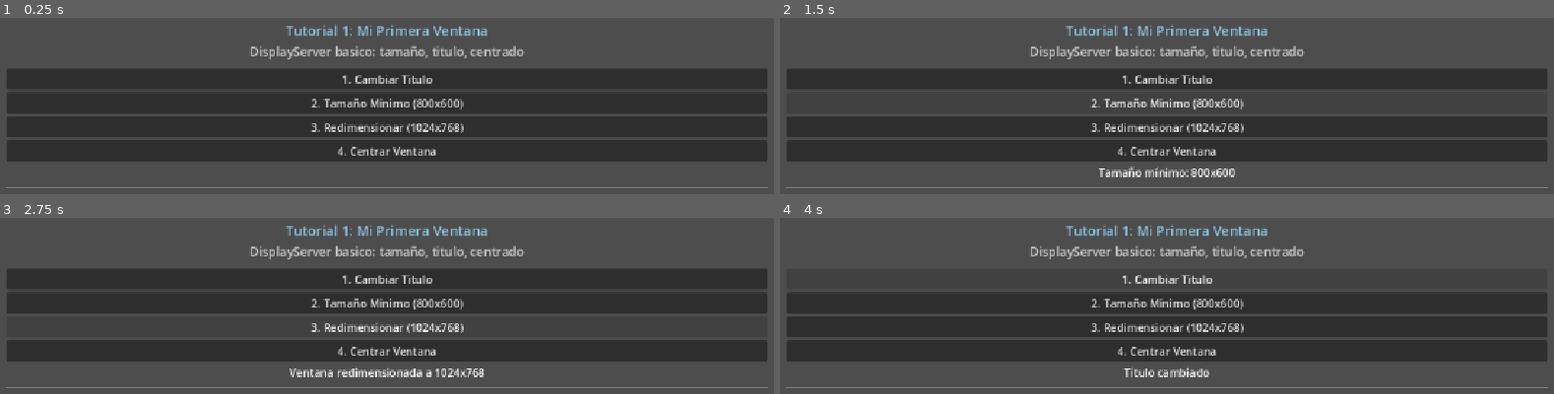
Above: before the commit, frames 1-4 (two rows, left to right).
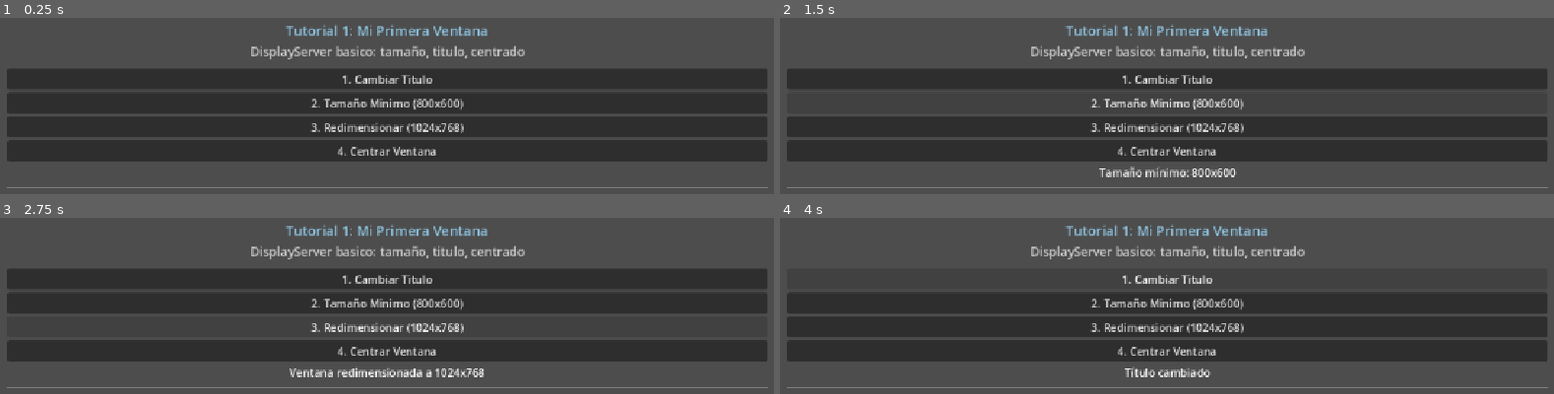
Above: after the commit, the same moments.

Repository: Pevalcar/tutorial-display-server
Game: Godot game, scene res://scenes/tutorial_1.tscn
The game is run twice, just before and just after one commit, with the same random seed, the same clock (stepped at 60 frames per second) and the same inputs. The engine's default icon, where the game draws it, is replaced by a stand-in: a white triangle on a blue panel in a dark square.
Inputs:
- Up to frame 1 (0.25 s): no input
- Up to frame 2 (1.5 s): click "1. Cambiar Titulo" at 0.5 s; click "2. Tamaño Minimo (800x600)" at 1.25 s
- Up to frame 3 (2.75 s): click "3. Redimensionar (1024x768)" at 2 s
- Up to frame 4 (4 s): click "4. Centrar Ventana" at 2.75 s; click "1. Cambiar Titulo" at 3.5 s

The runs differ from the first frame. In frame 1, 0.7% of the frame differs, in the area x 0-68%, y 15-97%; in frame 2, 1.2%; in frame 3, 0.7%; in frame 4, 1.0%.

Commit message:
Update README and project files; enhance asset compression settings and scene configurations

Diff:
--- a/scenes/level3_3d.tscn
+++ b/scenes/level3_3d.tscn
@@ -1,35 +1,33 @@
-[gd_scene format=3]
+[gd_scene format=3 uid="uid://dqbsdgnttuf3f"]
 
-[ext_resource type="Script" path="res://scripts/level3_3d.gd" id="1_qdwni"]
+[ext_resource type="Script" uid="uid://cr1y6e86tmno5" path="res://scripts/level3_3d.gd" id="1_qdwni"]
 
-[sub_resource type="BoxMesh" id=1]
-
-[sub_resource type="CapsuleMesh" id=2]
-
-[sub_resource type="Environment" id=3]
-background_mode = 0
+[sub_resource type="Environment" id="3"]
 ambient_light_color = Color(0.15, 0.15, 0.2, 1)
 ambient_light_sky_contribution = 0.0
 
-[node name="Level3D" type="Node3D"]
+[sub_resource type="BoxMesh" id="1"]
+
+[sub_resource type="CapsuleMesh" id="2"]
+
+[node name="Level3D" type="Node3D" unique_id=2103895345]
 script = ExtResource("1_qdwni")
 
-[node name="Camera3D" type="Camera3D" parent="."]
+[node name="Camera3D" type="Camera3D" parent="." unique_id=1098899433]
 unique_name_in_owner = true
-position = Vector3(0, 3, 5)
+transform = Transform3D(1, 0, 0, 0, 1, 0, 0, 0, 1, 0, 3, 5)
 near = 0.1
 far = 100.0
 
-[node name="DirectionalLight3D" type="DirectionalLight3D" parent="."]
-rotation_degrees = Vector3(-30, -45, 0)
-light_energy = 1.0
+[node name="DirectionalLight3D" type="DirectionalLight3D" parent="." unique_id=616906542]
+transform = Transform3D(0.70710677, 0.35355338, -0.6123724, 0, 0.8660254, 0.5, 0.70710677, -0.35355338, 0.6123724, 0, 0, 0)
 
-[node name="WorldEnvironment" type="WorldEnvironment" parent="."]
-environment = SubResource(3)
+[node name="WorldEnvironment" type="WorldEnvironment" parent="." unique_id=580131672]
+environment = SubResource("3")
 
-[node name="Floor" type="MeshInstance3D" parent="."]
-mesh = SubResource(1)
+[node name="Floor" type="MeshInstance3D" parent="." unique_id=1915320366]
+mesh = SubResource("1")
 
-[node name="Player" type="MeshInstance3D" parent="."]
-position = Vector3(0, 1, 0)
-mesh = SubResource(2)
+[node name="Player" type="MeshInstance3D" parent="." unique_id=1743998771]
+transform = Transform3D(1, 0, 0, 0, 1, 0, 0, 0, 1, 0, 1, 0)
+mesh = SubResource("2")
--- a/scenes/tutorial_1.tscn
+++ b/scenes/tutorial_1.tscn
@@ -20,7 +20,7 @@
 anchor_bottom = 1.0
 grow_horizontal = 2
 grow_vertical = 2
-theme_override_constants/margin_left = 20
+theme_override_constants/margin_left = 21
 theme_override_constants/margin_top = 20
 theme_override_constants/margin_right = 20
 theme_override_constants/margin_bottom = 20
--- a/scenes/tutorial_4.tscn
+++ b/scenes/tutorial_4.tscn
@@ -1,16 +1,18 @@
-[gd_scene format=3 uid="uid://c2cfm5j8t7q0p"]
+[gd_scene format=3 uid="uid://c2cfm5j8t7q0s"]
 
-[ext_resource type="Script" path="res://scripts/tutorial_4.gd" id="1"]
+[ext_resource type="Script" uid="uid://cghawktvo12ts" path="res://scripts/tutorial_4.gd" id="1"]
 
-[node name="Tutorial4" type="Control"]
+[node name="Tutorial4" type="Control" unique_id=803966493]
 layout_mode = 3
 anchors_preset = 15
 anchor_right = 1.0
 anchor_bottom = 1.0
+grow_horizontal = 2
+grow_vertical = 2
 mouse_filter = 1
 script = ExtResource("1")
 
-[node name="MarginContainer" type="MarginContainer" parent="."]
+[node name="MarginContainer" type="MarginContainer" parent="." unique_id=281515462]
 layout_mode = 1
 anchors_preset = 15
 anchor_right = 1.0
@@ -22,131 +24,131 @@
 theme_override_constants/margin_right = 20
 theme_override_constants/margin_bottom = 20
 
-[node name="VBoxContainer" type="VBoxContainer" parent="MarginContainer"]
+[node name="VBoxContainer" type="VBoxContainer" parent="MarginContainer" unique_id=1592620011]
 layout_mode = 2
 
-[node name="Title" type="Label" parent="MarginContainer/VBoxContainer"]
+[node name="Title" type="Label" parent="MarginContainer/VBoxContainer" unique_id=786008139]
 layout_mode = 2
 theme_override_colors/font_color = Color(0.5563933, 0.76737565, 0.8808251, 1)
 theme_override_font_sizes/font_size = 20
 text = "Tutorial 4: Accesibilidad, Sistema & Multi-Window"
 horizontal_alignment = 1
 
-[node name="Subtitle" type="Label" parent="MarginContainer/VBoxContainer"]
+[node name="Subtitle" type="Label" parent="MarginContainer/VBoxContainer" unique_id=860289036]
 layout_mode = 2
 theme_override_colors/font_color = Color(0.7977378, 0.7977378, 0.7977378, 1)
 theme_override_font_sizes/font_size = 18
 text = "Accesibilidad, teclado virtual, clipboard, TTS y PIP"
 horizontal_alignment = 1
 
-[node name="HSeparator" type="HSeparator" parent="MarginContainer/VBoxContainer"]
+[node name="HSeparator" type="HSeparator" parent="MarginContainer/VBoxContainer" unique_id=855887913]
 layout_mode = 2
 
-[node name="DarkModeInfo" type="Label" parent="MarginContainer/VBoxContainer"]
+[node name="DarkModeInfo" type="Label" parent="MarginContainer/VBoxContainer" unique_id=404958471]
 unique_name_in_owner = true
 layout_mode = 2
 horizontal_alignment = 1
 
-[node name="AccInfo" type="Label" parent="MarginContainer/VBoxContainer"]
+[node name="AccInfo" type="Label" parent="MarginContainer/VBoxContainer" unique_id=1319487692]
 unique_name_in_owner = true
 layout_mode = 2
 horizontal_alignment = 1
 
-[node name="BtnKeyboard" type="Button" parent="MarginContainer/VBoxContainer"]
+[node name="BtnKeyboard" type="Button" parent="MarginContainer/VBoxContainer" unique_id=884201444]
 unique_name_in_owner = true
 layout_mode = 2
 text = "Mostrar Teclado Virtual"
 
-[node name="OrientationInfo" type="Label" parent="MarginContainer/VBoxContainer"]
+[node name="OrientationInfo" type="Label" parent="MarginContainer/VBoxContainer" unique_id=812821162]
 unique_name_in_owner = true
 layout_mode = 2
 horizontal_alignment = 1
 
-[node name="HSeparator2" type="HSeparator" parent="MarginContainer/VBoxContainer"]
+[node name="HSeparator2" type="HSeparator" parent="MarginContainer/VBoxContainer" unique_id=200663743]
 layout_mode = 2
 
-[node name="ClipHBox" type="HBoxContainer" parent="MarginContainer/VBoxContainer"]
+[node name="ClipHBox" type="HBoxContainer" parent="MarginContainer/VBoxContainer" unique_id=1937601794]
 layout_mode = 2
 alignment = 1
 
-[node name="ClipLabel" type="Label" parent="MarginContainer/VBoxContainer/ClipHBox"]
+[node name="ClipLabel" type="Label" parent="MarginContainer/VBoxContainer/ClipHBox" unique_id=252199387]
 layout_mode = 2
 text = "Portapapeles:"
 
-[node name="ClipInput" type="LineEdit" parent="MarginContainer/VBoxContainer/ClipHBox"]
+[node name="ClipInput" type="LineEdit" parent="MarginContainer/VBoxContainer/ClipHBox" unique_id=1115127942]
 unique_name_in_owner = true
+custom_minimum_size = Vector2(300, 0)
 layout_mode = 2
-custom_minimum_size = Vector2(300, 0)
 placeholder_text = "Escribe algo para copiar..."
 
-[node name="BtnCopy" type="Button" parent="MarginContainer/VBoxContainer/ClipHBox"]
+[node name="BtnCopy" type="Button" parent="MarginContainer/VBoxContainer/ClipHBox" unique_id=1858049485]
 unique_name_in_owner = true
 layout_mode = 2
 text = "Copiar"
 
-[node name="BtnPaste" type="Button" parent="MarginContainer/VBoxContainer/ClipHBox"]
+[node name="BtnPaste" type="Button" parent="MarginContainer/VBoxContainer/ClipHBox" unique_id=668706308]
 unique_name_in_owner = true
 layout_mode = 2
 text = "Pegar"
 
-[node name="TTSTitle" type="Label" parent="MarginContainer/VBoxContainer"]
+[node name="TTSTitle" type="Label" parent="MarginContainer/VBoxContainer" unique_id=341529009]
 unique_name_in_owner = true
 layout_mode = 2
 horizontal_alignment = 1
 
-[node name="TTSHBox" type="HBoxContainer" parent="MarginContainer/VBoxContainer"]
+[node name="TTSHBox" type="HBoxContainer" parent="MarginContainer/VBoxContainer" unique_id=2019255615]
 layout_mode = 2
 alignment = 1
 
-[node name="TTSInput" type="LineEdit" parent="MarginContainer/VBoxContainer/TTSHBox"]
+[node name="TTSInput" type="LineEdit" parent="MarginContainer/VBoxContainer/TTSHBox" unique_id=71041582]
 unique_name_in_owner = true
+custom_minimum_size = Vector2(300, 0)
 layout_mode = 2
-custom_minimum_size = Vector2(300, 0)
+text = "Bienvenido al tutorial de DisplayServer"
 placeholder_text = "Texto a leer..."
-text = "Bienvenido al tutorial de DisplayServer"
 
-[node name="BtnSpeak" type="Button" parent="MarginContainer/VBoxContainer/TTSHBox"]
+[node name="BtnSpeak" type="Button" parent="MarginContainer/VBoxContainer/TTSHBox" unique_id=1525940087]
 unique_name_in_owner = true
 layout_mode = 2
 text = "Leer"
 
-[node name="BtnStop" type="Button" parent="MarginContainer/VBoxContainer/TTSHBox"]
+[node name="BtnStop" type="Button" parent="MarginContainer/VBoxContainer/TTSHBox" unique_id=1596411765]
 unique_name_in_owner = true
 layout_mode = 2
 text = "Detener"
 
-[node name="HSeparator3" type="HSeparator" parent="MarginContainer/VBoxContainer"]
+[node name="HSeparator3" type="HSeparator" parent="MarginContainer/VBoxContainer" unique_id=975165264]
 layout_mode = 2
 
-[node name="PIPHBox" type="HBoxContainer" parent="MarginContainer/VBoxContainer"]
+[node name="PIPHBox" type="HBoxContainer" parent="MarginContainer/VBoxContainer" unique_id=831860090]
 layout_mode = 2
 alignment = 1
 
-[node name="BtnCreatePIP" type="Button" parent="MarginContainer/VBoxContainer/PIPHBox"]
+[node name="BtnCreatePIP" type="Button" parent="MarginContainer/VBoxContainer/PIPHBox" unique_id=1146065683]
 unique_name_in_owner = true
 layout_mode = 2
 text = "Crear Ventana PIP"
 
-[node name="BtnDestroyPIP" type="Button" parent="MarginContainer/VBoxContainer/PIPHBox"]
+[node name="BtnDestroyPIP" type="Button" parent="MarginContainer/VBoxContainer/PIPHBox" unique_id=611142117]
 unique_name_in_owner = true
 layout_mode = 2
+disabled = true
 text = "Cerrar PIP"
-disabled = true
 
-[node name="DisplayInfo" type="RichTextLabel" parent="MarginContainer/VBoxContainer"]
+[node name="DisplayInfo" type="RichTextLabel" parent="MarginContainer/VBoxContainer" unique_id=969395080]
 unique_name_in_owner = true
 layout_mode = 2
 bbcode_enabled = true
 scroll_active = false
 
-[node name="HSeparator4" type="HSeparator" parent="MarginContainer/VBoxContainer"]
+[node name="HSeparator4" type="HSeparator" parent="MarginContainer/VBoxContainer" unique_id=1288909851]
 layout_mode = 2
 
-[node name="HBoxContainer" type="HBoxContainer" parent="MarginContainer/VBoxContainer"]
+[node name="HBoxContainer" type="HBoxContainer" parent="MarginContainer/VBoxContainer" unique_id=1667473013]
 layout_mode = 2
 alignment = 1
 
-[node name="ResetButton" type="Button" parent="MarginContainer/VBoxContainer/HBoxContainer"]
+[node name="ResetButton" type="Button" parent="MarginContainer/VBoxContainer/HBoxContainer" unique_id=956946917]
 unique_name_in_owner = true
 layout_mode = 2
 text = "Reiniciar Tutorial"
Not shown, changed: assets/bg_pattern.png.import
Not shown, changed: assets/character_3d.png.import
Not shown, changed: assets/cursor_custom.png.import
Not shown, changed: assets/landscape_bg.png.import
Not shown, changed: assets/player_placeholder.png.import
Not shown, changed: assets/portrait_bg.png.import
Not shown, changed: icon.svg.import
Not shown, changed: README.md
